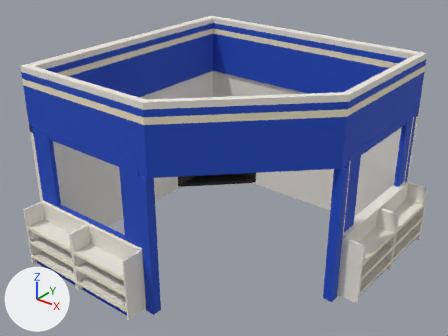
One commit to the Blender file tools/models/clubhouse.blend: the scene before it, then after it.
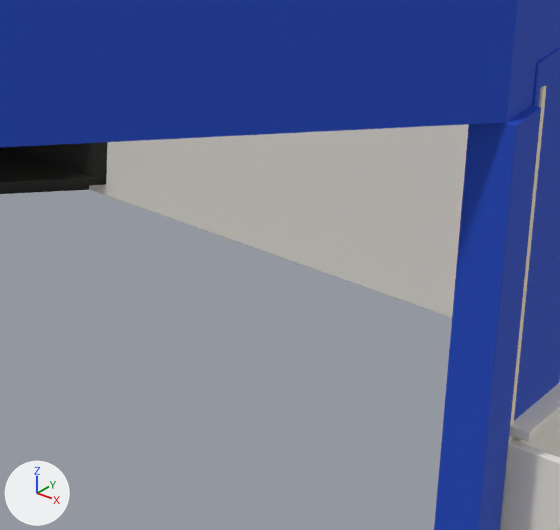
The first picture shows the older version from a 50 mm lens placed at (18.3, -23.4, 19.1), pointed at (0.2, -0.8, 5.1). The close-ups show the older and then the newer version on the part from 52% to 79% of the width and 42% to 76% of the height of that picture. Only the edits that show in the close-ups are written down. The axes (+X, +Y, +Z) are drawn at lower left. The lights are the same throughout.

Names of what the first close-up shows: 'Console horizontal', 'Console rear side', 'Entry jamb.001', 'Lintel lower return', 'Mitered broad fascia', 'Rear liner', 'Right window reveal.001', 'Right window sill', 'right shelf back.001', 'right shelf upright.003', 'right wall' and 1 more.
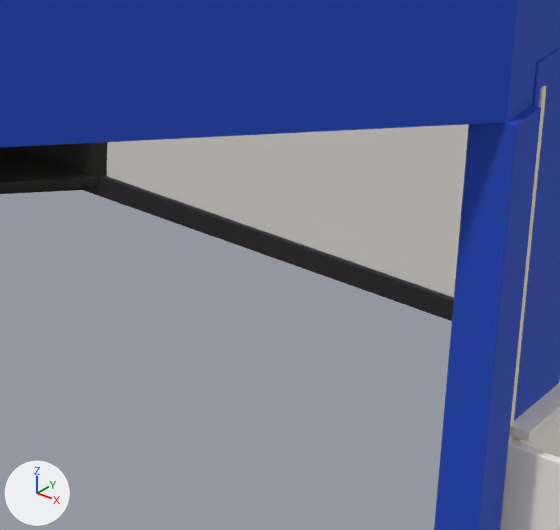
What differs and where, as boxes [x1, y1, x2, y2] in the close-ups (560 x 530 px):
'Inside rear skirting', added
    after: [83, 176, 454, 321]

Edits to the bpy script that builds the scene:
```text
Add mat_baseboard:
    mat_baseboard = bpy.data.materials.new('Baseboard')
    # nodes: BsdfPrincipled, Bump, OutputMaterial, TexCoord, TexNoise
    # colours: black #262626
Add me_inside_rear_skirting:
    me_inside_rear_skirting.from_pydata(...)  # 56 vertices, 54 faces; spans x -6.8..6.74, y 6.73..6.8, z 0.0..0.32
    me_inside_rear_skirting.materials.append(mat_baseboard)
Add ob_inside_rear_skirting:
    ob_inside_rear_skirting = bpy.data.objects.new('Inside rear skirting', me_inside_rear_skirting)
    ob_inside_rear_skirting.location = (0.0, 0.0, 0.0)
```
